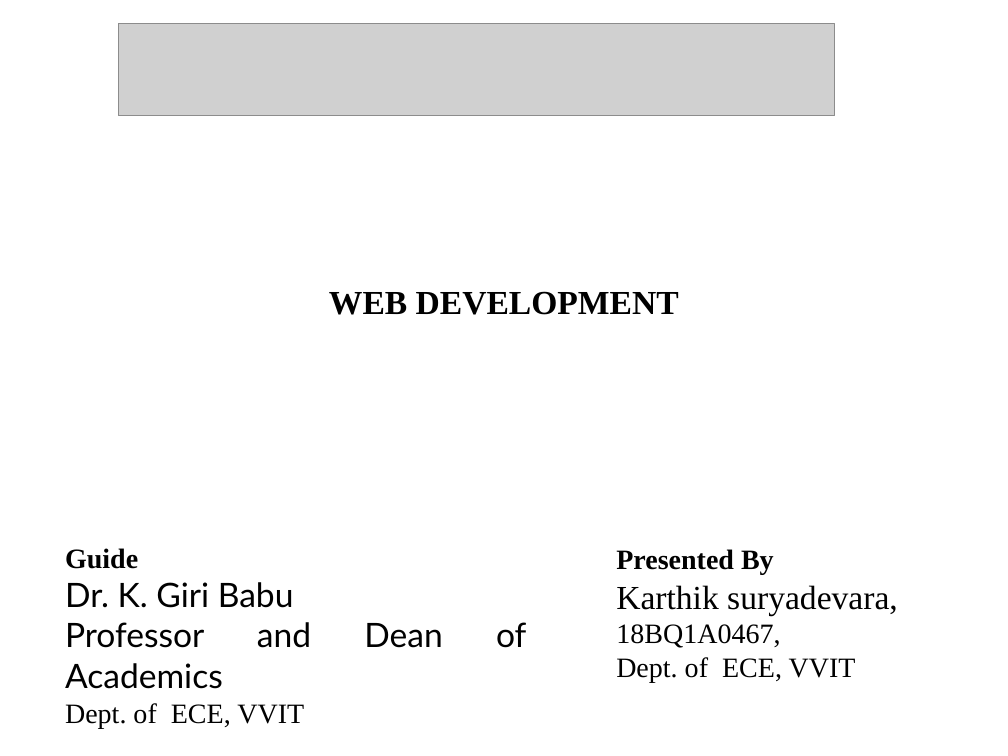
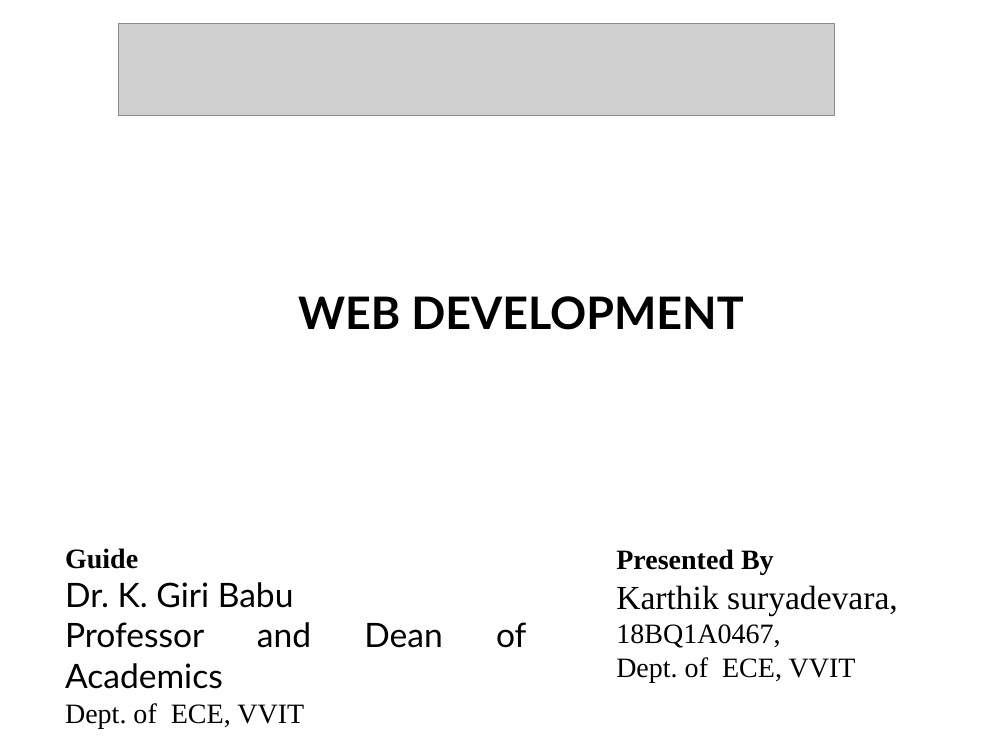
Before and after one commit to karthik2265/b.tech_4_2, a slide deck: slide 1 of seminar/18BQ1A0467.pptx. Drawn at 1008x756 pixels with LibreOffice and Linux fonts; fonts in the diff are those of the drawing; grey boxes stand for pictures; background and template pictures are left out. Boxes give left, top, right and bottom in pixels: in the first picture for what was removed or moved away, otherwise in the second. Text is boxed around its words. In the diff, an @@ line names an element or a change of style, - is before the commit and + after.

```diff
--- a/seminar/18BQ1A0467.pptx
+++ b/seminar/18BQ1A0467.pptx
@@ text "WEB DEVELOPMENT": place and size @@
-text "WEB DEVELOPMENT" at (329,291,679,315)
+text "WEB DEVELOPMENT" at (298,296,743,330)
@@ text "WEB DEVELOPMENT" at (298,296,743,330): size 24 to 32 pt, font Times New Roman to Lato @@
```
Also in this commit, not shown: 3 other files.
